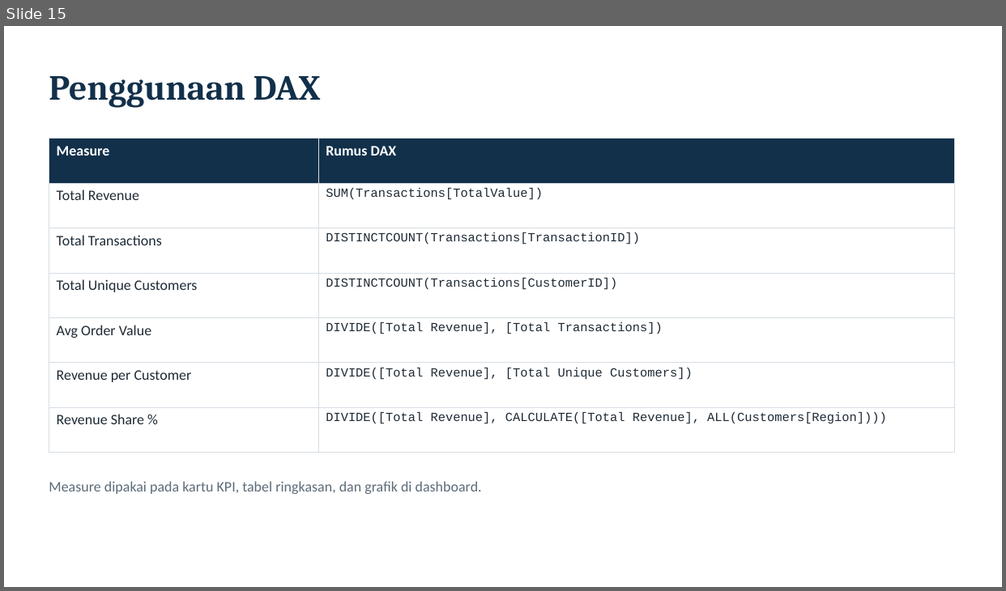
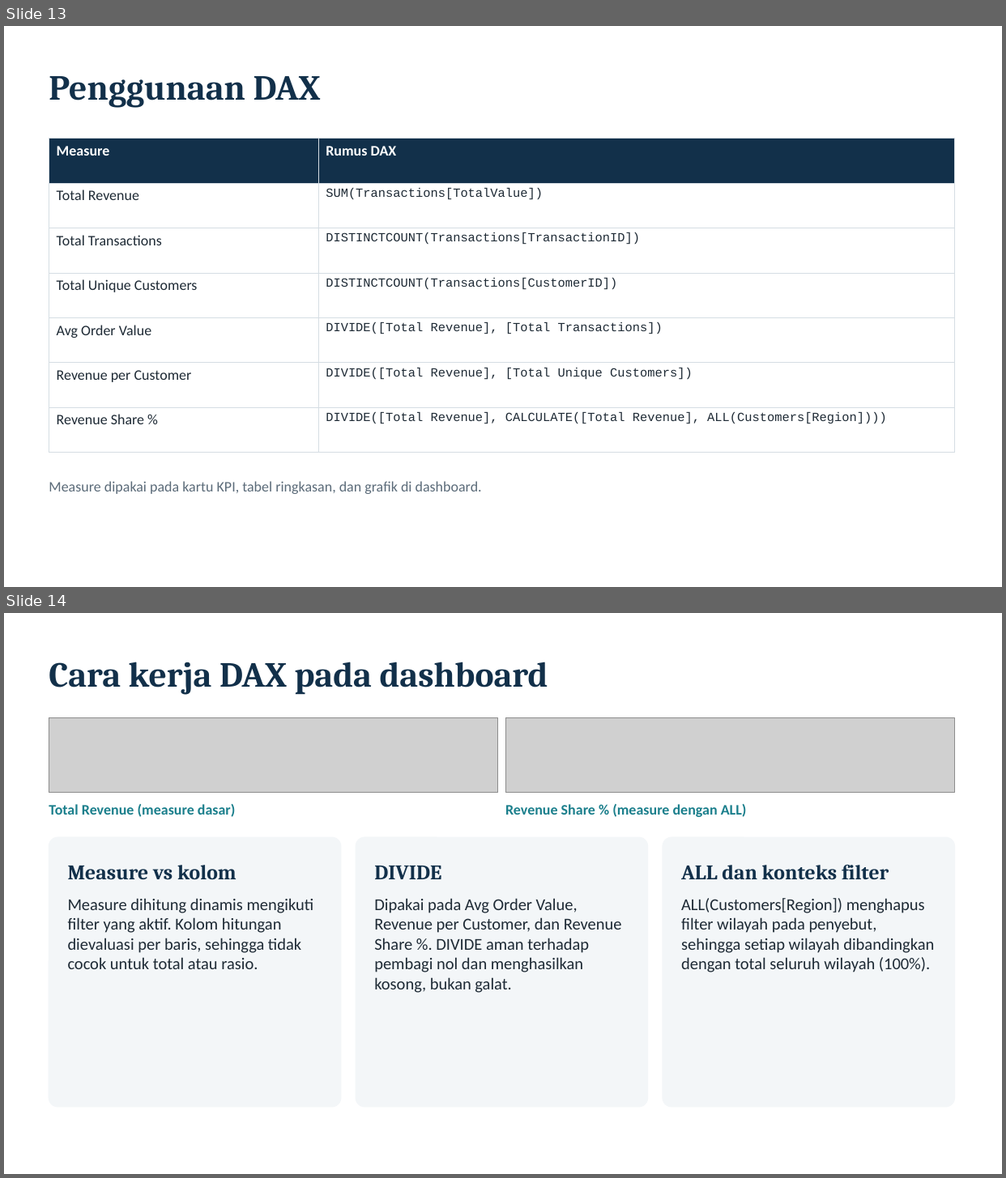
Before and after one commit to farhansech/EXACOUNT, a slide deck: output/EverMart_UTS_BDASC.pptx. Shown one above the other, each under a label of ours: slide 15 before the commit, slides 13 and 14 after it. The pictures are 1006x591 and 1006x1178 pixels, drawn with LibreOffice and Linux fonts; fonts in the diff are those of the drawing; grey boxes stand for pictures. Boxes give left, top, right and bottom in pixels: in the first picture for what was removed or moved away, otherwise in the second. Text is boxed around its words. In the diff, an @@ line names an element or a change of style, - is before the commit and + after.

```diff
--- a/output/EverMart_UTS_BDASC.pptx
+++ b/output/EverMart_UTS_BDASC.pptx
@@ slide 14 added at <box>4,613,1002,1174</box>, background #FFFFFF @@
@@ text added at <box>49,662,548,695</box>, 34 pt, text #12304A, bold @@
+Cara kerja DAX pada dashboard
@@ picture added at <box>49,717,498,793</box> @@
@@ picture added at <box>505,717,955,793</box> @@
@@ text added at <box>49,804,236,817</box>, 14 pt, text #1B7F8C, bold @@
+Total Revenue (measure dasar)
@@ text added at <box>505,804,747,817</box>, 14 pt, text #1B7F8C, bold @@
+Revenue Share % (measure dengan ALL)
@@ rounded rectangle added at <box>49,837,341,1107</box>, fill #F3F6F8, outline #F3F6F8 1 pt @@
@@ rounded rectangle added at <box>356,837,648,1107</box>, fill #F3F6F8, outline #F3F6F8 1 pt @@
@@ rounded rectangle added at <box>663,837,955,1107</box>, fill #F3F6F8, outline #F3F6F8 1 pt @@
@@ text added at <box>68,865,236,880</box>, 20 pt, text #12304A, bold @@
+Measure vs kolom
@@ text added at <box>374,866,441,879</box>, 20 pt, text #12304A, bold @@
+DIVIDE
@@ text added at <box>681,865,889,880</box>, 20 pt, text #12304A, bold @@
+ALL dan konteks filter
@@ text added at <box>68,898,314,969</box>, 16 pt, text #1E2A35 @@
+Measure dihitung dinamis mengikuti filter yang aktif. Kolom hitungan dievaluasi per baris, sehingga tidak cocok untuk total atau rasio.
@@ text added at <box>374,898,622,993</box>, 16 pt, text #1E2A35 @@
+Dipakai pada Avg Order Value, Revenue per Customer, dan Revenue Share %. DIVIDE aman terhadap pembagi nol dan menghasilkan kosong, bukan galat.
@@ text added at <box>681,898,934,973</box>, 16 pt, text #1E2A35 @@
+ALL(Customers[Region]) menghapus filter wilayah pada penyebut, sehingga setiap wilayah dibandingkan dengan total seluruh wilayah (100%).
@@ what was slide 15 is now slide 13 @@
```
Also in this commit, not shown: 8 slides changed, 11 other slides added, 3 slides removed.
